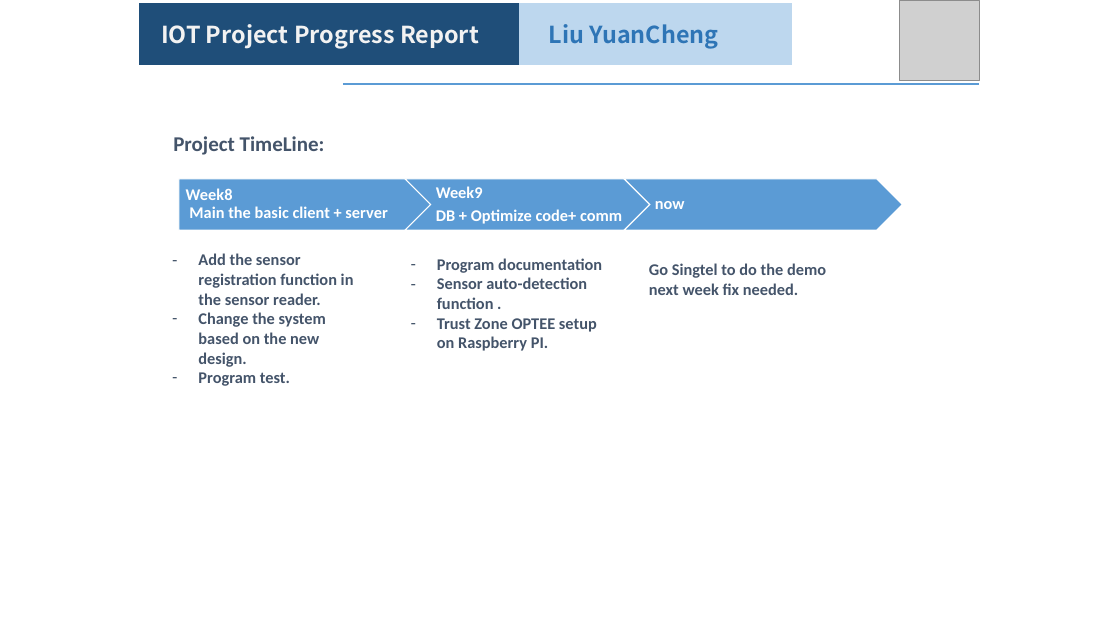
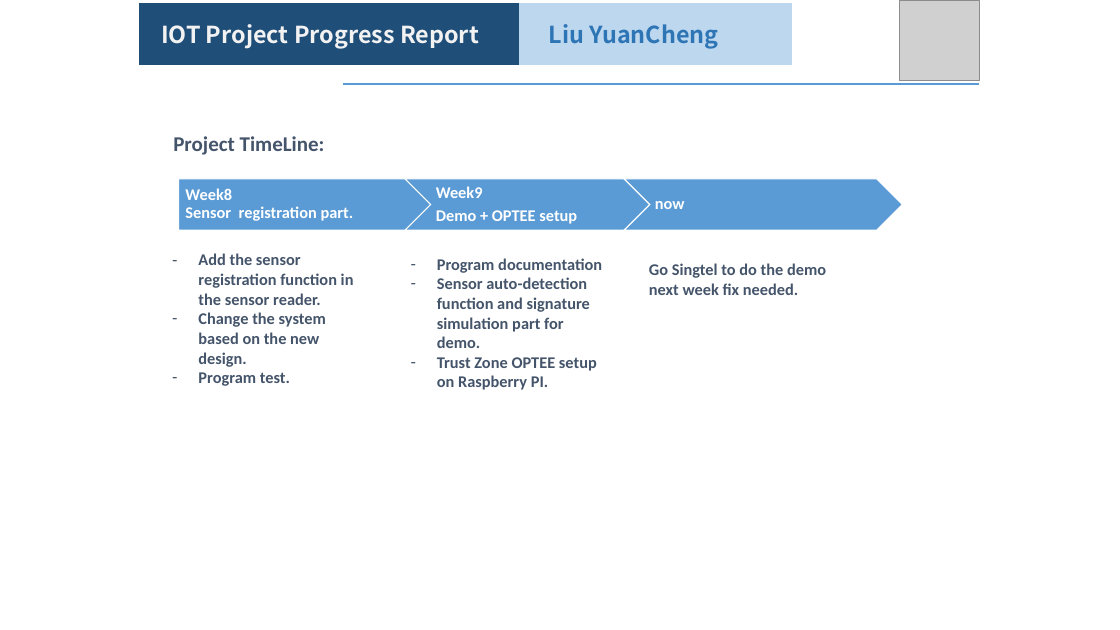
Before and after one commit to LiuYuancheng/Xandar_Sensor_IOT, a slide deck: slide 4 of doc/SingtelIOT_Progress_24_05_2019_LiuYuancheng.pptx. Drawn at 1120x630 pixels with LibreOffice and Linux fonts; fonts in the diff are those of the drawing; grey boxes stand for pictures. Boxes give left, top, right and bottom in pixels: in the first picture for what was removed or moved away, otherwise in the second. Text is boxed around its words. In the diff, an @@ line names an element or a change of style, - is before the commit and + after.

```diff
--- a/doc/SingtelIOT_Progress_24_05_2019_LiuYuancheng.pptx
+++ b/doc/SingtelIOT_Progress_24_05_2019_LiuYuancheng.pptx
@@ text at [185, 188, 354, 221]: text changed @@
-Week8
-Main the basic client + server
+Week8
+Sensor registration part.
@@ text at [436, 210, 577, 224]: text changed @@
-DB + Optimize code+ comm
+Demo + OPTEE setup
@@ text at [437, 277, 590, 348]: text changed @@
-– Sensor auto-detection function .
+– Sensor auto-detection function and signature simulation part for demo.
```
Also in this commit, not shown: 2 other files.
